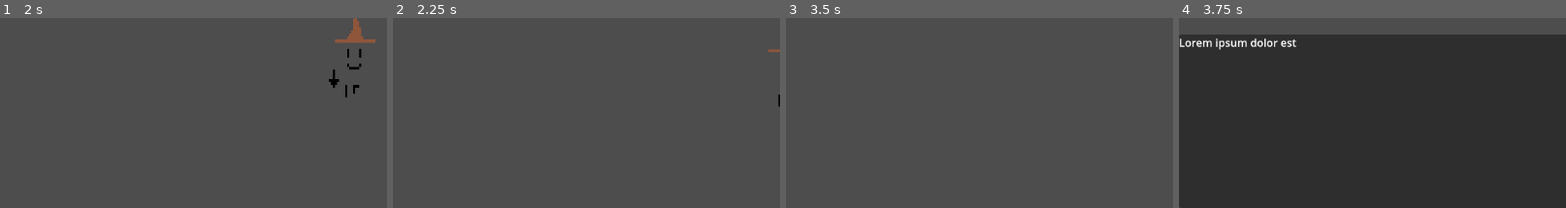
Above: before the commit, frames 1-4 (left to right).
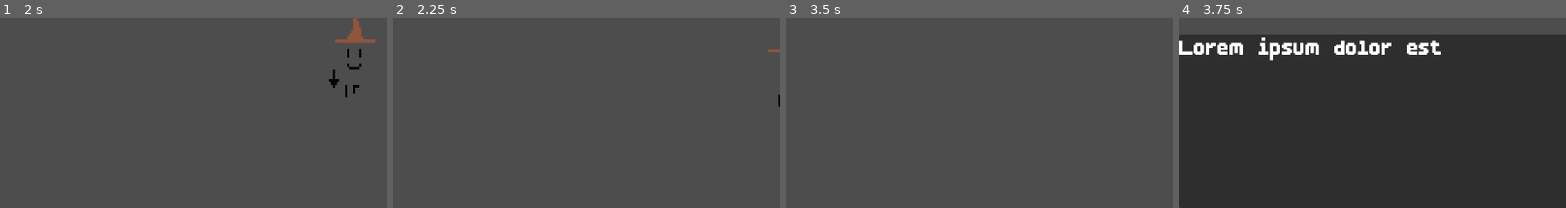
Above: after the commit, the same moments.

Repository: CplCanuck/mru-hacks-2025
Game: Godot game, scene res://Scenes/player_test.tscn
The game is run twice, just before and just after one commit, with the same random seed, the same clock (stepped at 60 frames per second) and the same inputs. The engine's default icon, where the game draws it, is replaced by a stand-in: a white triangle on a blue panel in a dark square.
Inputs:
- Up to frame 1 (2 s): tap Enter at 0.5 s; hold D (right) 0.53-1.28 s; hold Space (attack) 0.53-1.28 s; hold S (down) from 1.28 s (still down); tap E (interact) at 1.35 s
- Up to frame 2 (2.25 s): release S (down) at 2.03 s; hold D (right) from 2.03 s (still down); hold Space (attack) from 2.03 s (still down)
- Up to frame 3 (3.5 s): release D (right) at 2.78 s; release Space (attack) at 2.78 s; hold W (up) from 2.78 s (still down); tap E (interact) at 2.85 s
- Up to frame 4 (3.75 s): release W (up) at 3.53 s; hold A (left) from 3.53 s (still down); hold Space (attack) from 3.53 s (still down)
The pictures show only the part of the screen within x 0-50%, y 50-100%; the shares and areas given below are measured in that part.

Frames 1-3 are identical in both runs. In frame 4, 3.0% of the frame differs, in the area x 0-68%, y 10-23%.

Commit message:
test 9 patch

Diff:
--- a/UI/DialogueBox.tscn
+++ b/UI/DialogueBox.tscn
@@ -1,6 +1,8 @@
-[gd_scene load_steps=2 format=3 uid="uid://bm3btevr6lisi"]
+[gd_scene load_steps=4 format=3 uid="uid://bm3btevr6lisi"]
 
 [ext_resource type="Script" uid="uid://xkuuxja5aamj" path="res://UI/dialogue_box.gd" id="1_nkpxt"]
+[ext_resource type="FontFile" uid="uid://brefpagrm1qiq" path="res://Assets/BoldPixels.ttf" id="2_4i1j6"]
+[ext_resource type="Texture2D" uid="uid://cijxca8vv4qjx" path="res://Assets/UI/text_border.png" id="3_ys8mp"]
 
 [node name="DialogueBox" type="Control"]
 visible = false
@@ -36,3 +38,14 @@
 layout_mode = 2
 size_flags_vertical = 3
 size_flags_stretch_ratio = 0.4
+theme_override_fonts/normal_font = ExtResource("2_4i1j6")
+theme_override_font_sizes/normal_font_size = 40
+scroll_following = true
+
+[node name="NinePatchRect" type="NinePatchRect" parent="VBoxContainer/PanelContainer"]
+visible = false
+layout_mode = 2
+texture = ExtResource("3_ys8mp")
+region_rect = Rect2(0, 0, 80, 80)
+axis_stretch_horizontal = 1
+axis_stretch_vertical = 1
Binary file added: Assets/BoldPixels.ttf
Not shown, added: Assets/BoldPixels.ttf.import
Binary file added: Assets/UI/text_border.png
Not shown, added: Assets/UI/text_border.png.import
